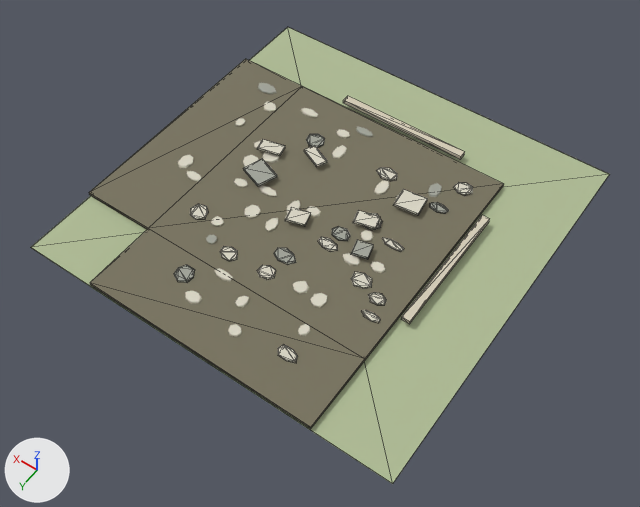
Renders of the glTF model frontend/public/assets/buildings/roads/common_road/common_road_corner_ne_damaged.glb from each side of a commit.
Before and after are seen from a camera (50 mm lens) standing at (-2.87, 4.16, 5.84) and looking at (-0.12, 0.32, -0.2). Lighting does not change. The marker at lower left points along +X, +Y and +Z. The picture after the commit comes second. Mesh edges are drawn as thin lines on the coarser meshes. Where no turn or scale is listed for an object, it has been applied to the vertices. Vertices at exactly the same position are counted once.

Script lines for the objects in view, before the commit:
```python
ob_sm_road_connected_surface_094 = bpy.data.objects.new('SM_road_connected_surface.094', me_sm_road_connected_surface_094)
ob_sm_road_connected_surface_094.location = (0.0, 0.0, 0.0)
ob_sm_road_grass_tile_094 = bpy.data.objects.new('SM_road_grass_tile.094', me_cube_1133)
ob_sm_road_grass_tile_094.location = (0.0, 0.0, 0.002)
ob_sm_shoulder_edge_084 = bpy.data.objects.new('SM_shoulder_edge.084', me_cube_1134)
ob_sm_shoulder_edge_084.location = (-1.17, 0.0, 0.073)
# also in view: 'SM_shoulder_edge.085' at (0.0, -1.17, 0.07)
```
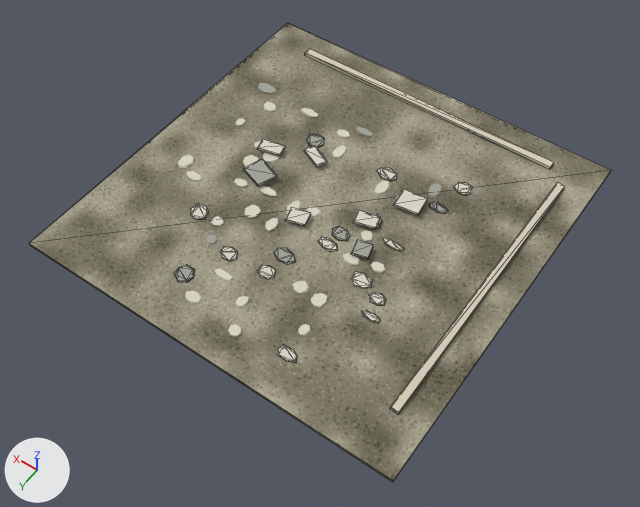
Location of each change, [x1, y1, x2, y2] in pixels of the pictures (640 x 507 px):
'SM_road_connected_surface.094', surface changed, reshaped (40% wider, 24% taller): before [89, 59, 504, 429]; after [29, 23, 611, 482]
'SM_road_grass_tile.094', deleted: before [31, 27, 609, 484]

Edits to the bpy script that builds the scene:
```text
Change mat_mat_common_road_surface:
    remove n3 = _N.new('ShaderNodeUVMap'); n3.name = 'UV Map'
    remove n3.uv_map = 'UVMap.-01'
    where n2 = _N.new('ShaderNodeTexImage'); n2.name = 'Image Texture'
    remove _L.new(n3.outputs[0], n2.inputs[0])  # 'UV' to 'Vector'
Change me_sm_road_connected_surface_094:
    used by ob_sm_road_connected_surface_094; location = (0.0, 0.0, 0.0)
    remove me_sm_road_connected_surface_094.from_pydata(...)  # 16 vertices, 28 faces; spans x -1.1..1.8, y -1.1..1.8, z 0.03..0.05
    add me_sm_road_connected_surface_094.from_pydata(...)  # 8 vertices, 12 faces; spans x -1.8..1.8, y -1.8..1.8, z 0.03..0.05
    me_sm_road_connected_surface_094 part 1: the whole mesh is rebuilt
Remove ob_sm_road_grass_tile_094:
    ob_sm_road_grass_tile_094 = bpy.data.objects.new('SM_road_grass_tile.094', me_cube_1133)
    ob_sm_road_grass_tile_094.location = (0.0, 0.0, 0.002)
```
